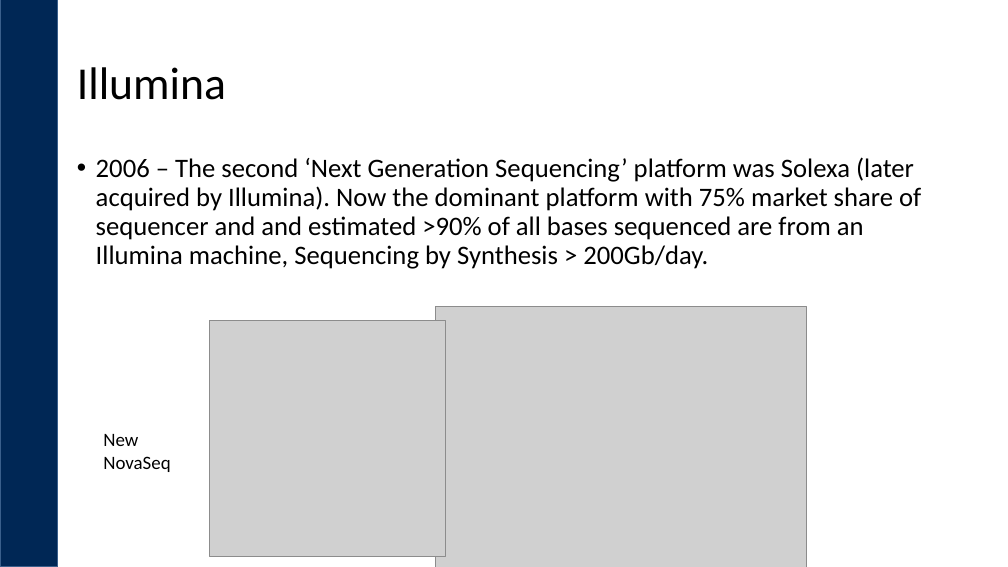
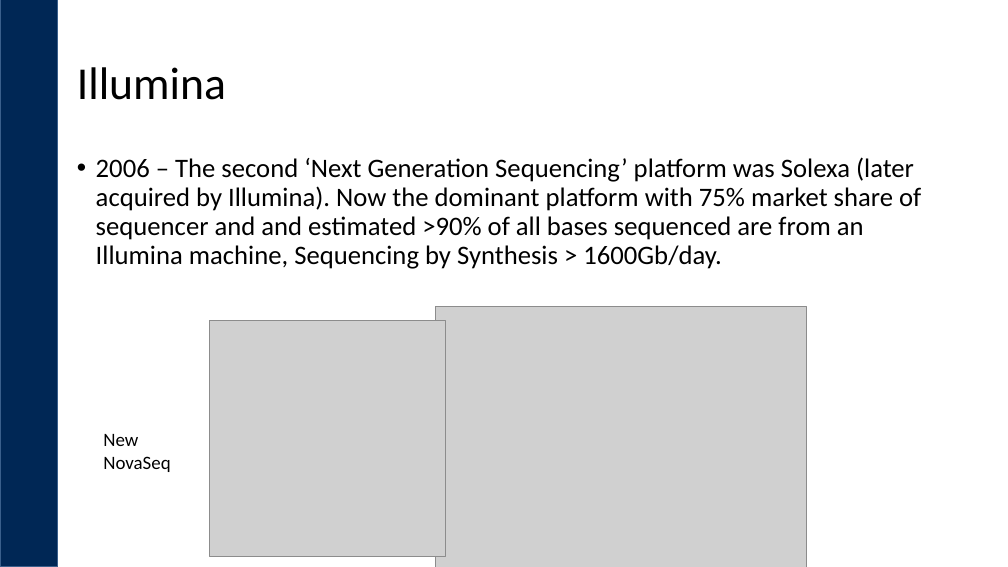
Before and after one commit to ucdavis-bioinformatics-training/2018-May-Microbial-Community-Analysis-Workshop_UCB, a slide deck: slide 6 of monday/What_is_Bioinformatics.pptx (slide 10 before the commit). Drawn at 1008x567 pixels with LibreOffice and Linux fonts; fonts in the diff are those of the drawing; grey boxes stand for pictures; background and template pictures are left out. Boxes give left, top, right and bottom in pixels: in the first picture for what was removed or moved away, otherwise in the second. Text is boxed around its words. In the diff, an @@ line names an element or a change of style, - is before the commit and + after.

```diff
--- a/monday/What_is_Bioinformatics.pptx
+++ b/monday/What_is_Bioinformatics.pptx
@@ text at [96,157,921,269]: text changed @@
-• 2006 – The second ‘Next Generation Sequencing’ platform was Solexa (later acquired by Illumina). Now the dominant platform with 75% market share of sequencer and and estimated >90% of all bases sequenced are from an Illumina machine, Sequencing by Synthesis > 200Gb/day.
+• 2006 – The second ‘Next Generation Sequencing’ platform was Solexa (later acquired by Illumina). Now the dominant platform with 75% market share of sequencer and and estimated >90% of all bases sequenced are from an Illumina machine, Sequencing by Synthesis > 1600Gb/day.
```
Also in this commit, not shown: 5 other slides changed, 2 slides removed, 7 other files.
